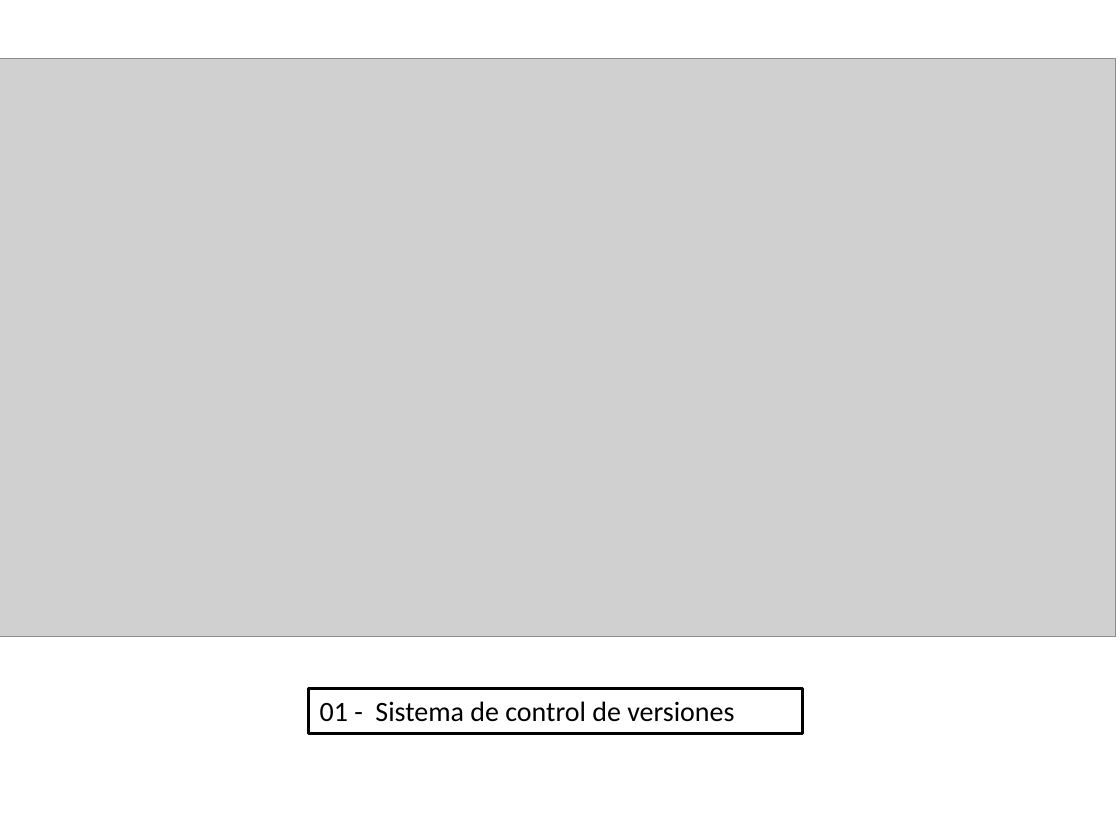
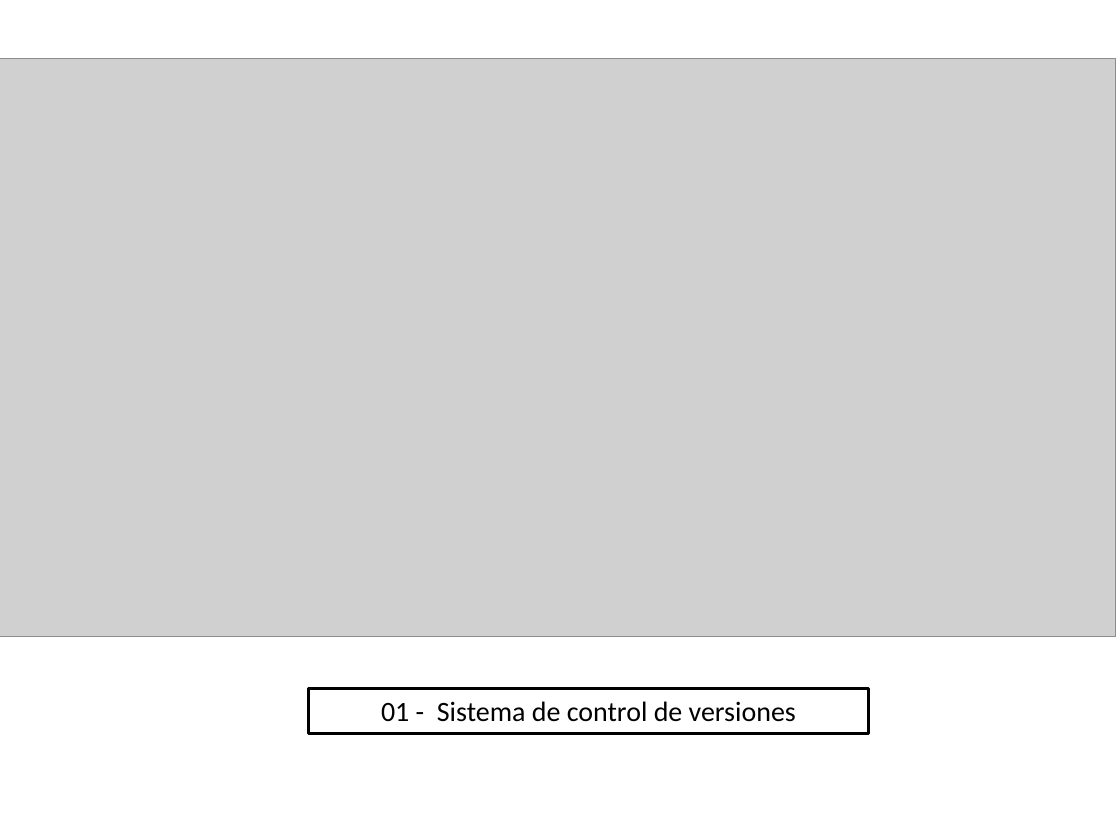
Before and after one commit to ceta-project/materiales, a slide deck: slide 1 of Ceta-01-Git.pptx. Drawn at 1120x840 pixels with LibreOffice and Linux fonts; fonts in the diff are those of the drawing; grey boxes stand for pictures. Boxes give left, top, right and bottom in pixels: in the first picture for what was removed or moved away, otherwise in the second. Text is boxed around its words. In the diff, an @@ line names an element or a change of style, - is before the commit and + after.

```diff
--- a/Ceta-01-Git.pptx
+++ b/Ceta-01-Git.pptx
@@ rectangle "01 - Sistema de control ...": place and size @@
-rectangle "01 - Sistema de control ..." at box(309, 689, 803, 734)
+rectangle "01 - Sistema de control ..." at box(309, 689, 869, 734)
@@ rectangle "01 - Sistema de control ..." at box(309, 689, 869, 734): alignment left to centre @@
```
Also in this commit, not shown: 2 slides added, 1 other file.
